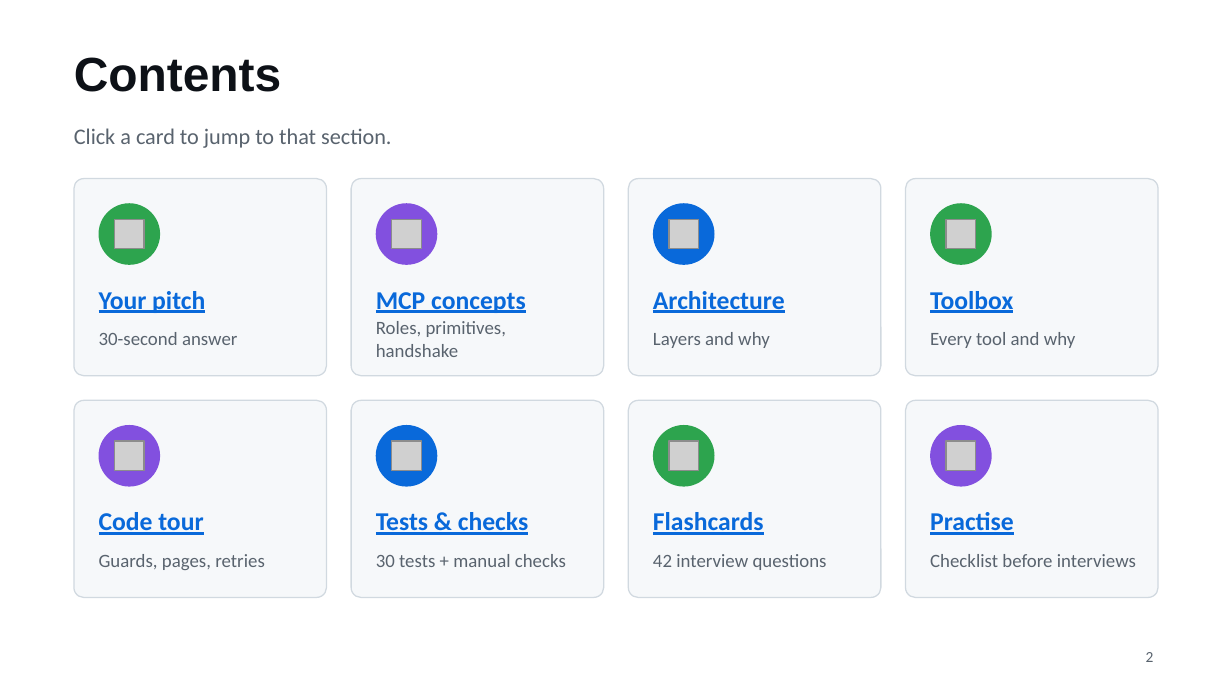
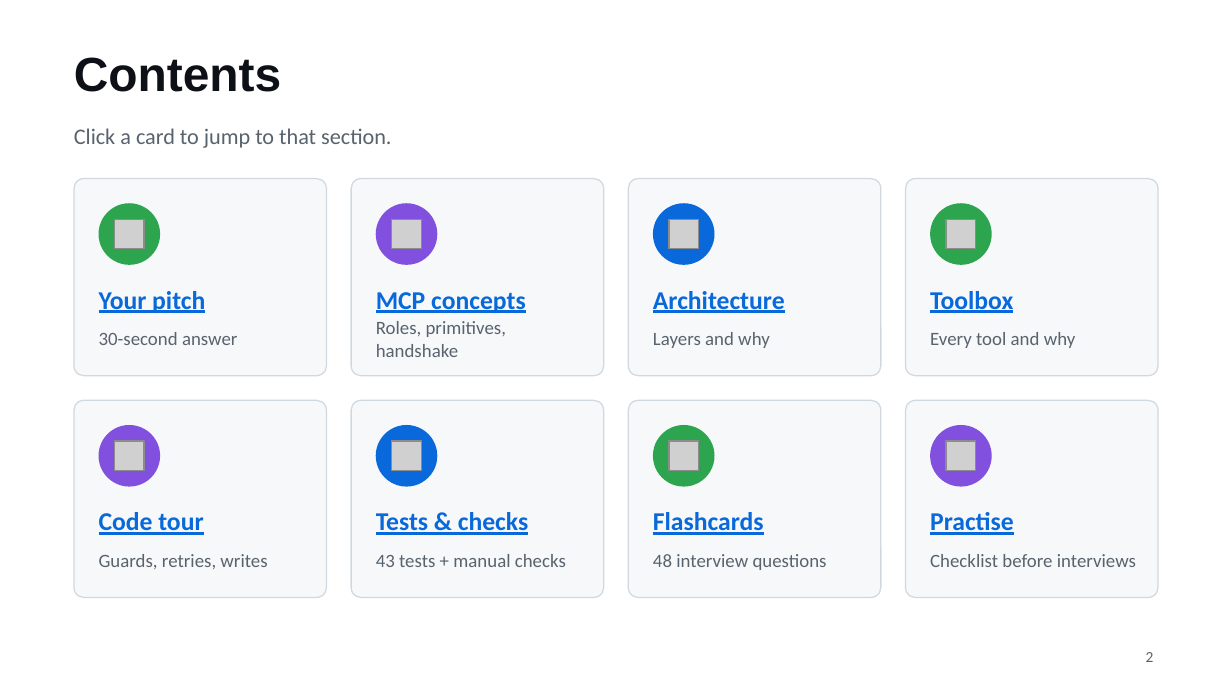
Before and after one commit to prasad976999/github-mcp-server, a slide deck: slide 2 of docs/STUDY-GUIDE.pptx. Drawn at 1232x693 pixels with LibreOffice and Linux fonts; fonts in the diff are those of the drawing; grey boxes stand for pictures. Boxes give left, top, right and bottom in pixels: in the first picture for what was removed or moved away, otherwise in the second. Text is boxed around its words. In the diff, an @@ line names an element or a change of style, - is before the commit and + after.

```diff
--- a/docs/STUDY-GUIDE.pptx
+++ b/docs/STUDY-GUIDE.pptx
@@ text at (x1=99, y1=554, x2=267, y2=569): text changed @@
-Guards, pages, retries
+Guards, retries, writes
@@ text at (x1=376, y1=554, x2=566, y2=567): text changed @@
-30 tests + manual checks
+43 tests + manual checks
@@ text at (x1=653, y1=554, x2=827, y2=570): text changed @@
-42 interview questions
+48 interview questions
```
Also in this commit, not shown: 50 other slides changed, 13 slides added, 10 other files.
